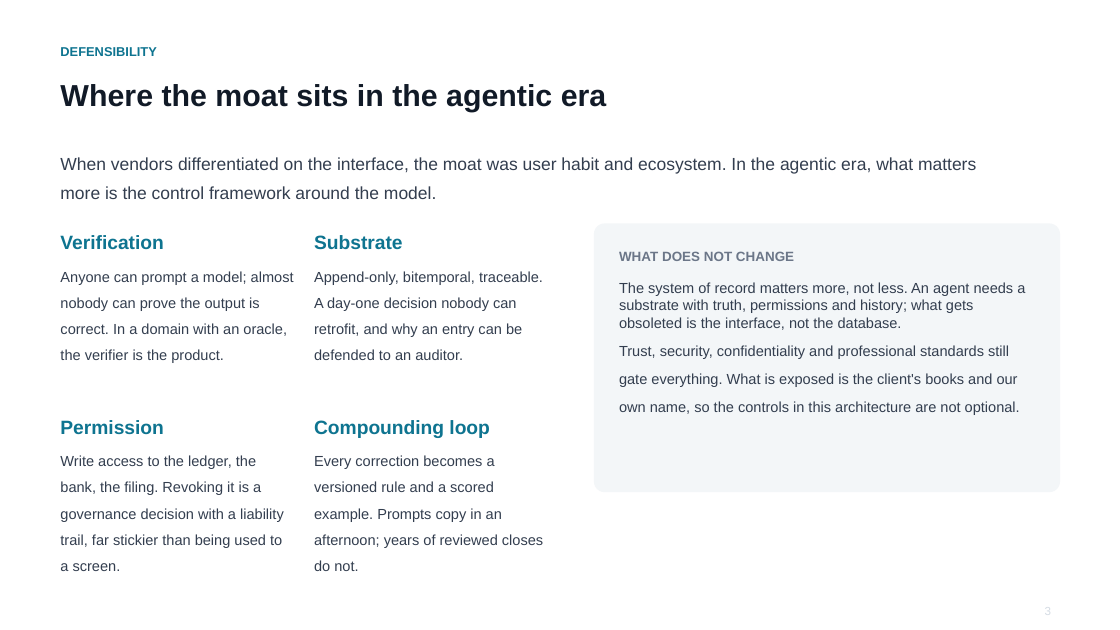
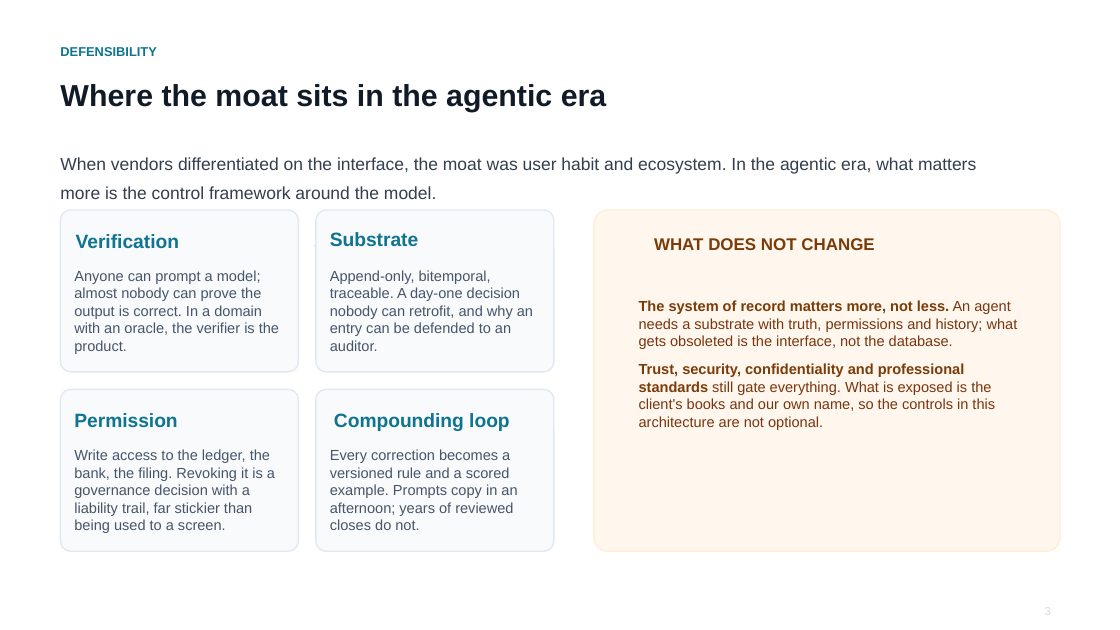
Before and after one commit to cllu/aimi-accounting-software-proposal, a slide deck: slide 5 of agent-native-accounting-deck.pptx (slide 4 before the commit). Drawn at 1120x630 pixels with LibreOffice and Linux fonts; fonts in the diff are those of the drawing. Boxes give left, top, right and bottom in pixels: in the first picture for what was removed or moved away, otherwise in the second. Text is boxed around its words. In the diff, an @@ line names an element or a change of style, - is before the commit and + after.

```diff
--- a/agent-native-accounting-deck.pptx
+++ b/agent-native-accounting-deck.pptx
@@ rounded rectangle added at (x1=60, y1=210, x2=298, y2=372), fill #F8FAFC, outline #E2E8F0 1.13 pt @@
@@ text "Verification" moved from (x1=60, y1=235, x2=163, y2=249) to (x1=76, y1=234, x2=179, y2=248) @@
@@ text "Substrate" at (x1=314, y1=234, x2=402, y2=246): less space between paragraphs @@
@@ rounded rectangle added at (x1=316, y1=210, x2=554, y2=372), fill #F8FAFC, outline #E2E8F0 1.13 pt @@
@@ text added at (x1=330, y1=232, x2=418, y2=246), 16.5 pt, text #0E7490, bold @@
+Substrate
@@ rounded rectangle resized from (x1=594, y1=223, x2=1060, y2=492) to (x1=594, y1=210, x2=1060, y2=551) @@
@@ rounded rectangle at (x1=594, y1=210, x2=1060, y2=551): fill #F3F6F8 to #FFF7ED; outline none to #FFEDD5 1.13 pt; proportions changed @@
@@ text "WHAT DOES NOT CHANGE" moved from (x1=619, y1=251, x2=794, y2=261) to (x1=654, y1=238, x2=874, y2=250) @@
@@ text "WHAT DOES NOT CHANGE" at (x1=654, y1=238, x2=874, y2=250): size 11.5 to 14.5 pt, text colour #6B7688 to #7A3B08; line spacing 1.3 to 1; less space between paragraphs @@
@@ text "Anyone can prompt a model; ..." moved from (x1=60, y1=271, x2=294, y2=363) to (x1=74, y1=270, x2=279, y2=354) @@
@@ text "Append-only, bitemporal, traceable. A day-one ..." moved from (x1=314, y1=271, x2=543, y2=360) to (x1=330, y1=270, x2=533, y2=351) @@
@@ text at (x1=639, y1=300, x2=1018, y2=430): text changed; text colour #333E4F to #78350F @@
-The system of record matters more, not less. An agent needs a substrate with truth, permissions and history; what gets obsoleted is the interface, not the database.
-Trust, security, confidentiality and professional standards still gate everything. What is exposed is the client's books and our own name, so the controls in this architecture are not optional.
+The system of record matters more, not less. An agent needs a substrate with truth, permissions and history; what gets obsoleted is the interface, not the database.
+Trust, security, confidentiality and professional standards still gate everything. What is exposed is the client's books and our own name, so the controls in this architecture are not optional.
@@ rounded rectangle added at (x1=60, y1=390, x2=298, y2=552), fill #F8FAFC, outline #E2E8F0 1.13 pt @@
@@ line spacing 1.3 to 1; less space between paragraphs in 3 elements at (x1=334, y1=413, x2=509, y2=431), (x1=76, y1=234, x2=179, y2=248), (x1=74, y1=413, x2=177, y2=427) @@
@@ text "Permission" moved from (x1=60, y1=420, x2=163, y2=434) to (x1=74, y1=413, x2=177, y2=427) @@
@@ rounded rectangle added at (x1=316, y1=390, x2=554, y2=552), fill #F8FAFC, outline #E2E8F0 1.13 pt @@
@@ text "Compounding loop" moved from (x1=314, y1=420, x2=489, y2=438) to (x1=334, y1=413, x2=509, y2=431) @@
@@ text colour #333E4F to #475569; line spacing 1.5 to 1; less space between paragraphs in 4 elements at (x1=330, y1=449, x2=517, y2=530), (x1=74, y1=270, x2=279, y2=354), (x1=330, y1=270, x2=533, y2=351), (x1=74, y1=449, x2=275, y2=533) @@
@@ text "Write access to the ledger, ..." moved from (x1=60, y1=455, x2=284, y2=571) to (x1=74, y1=449, x2=275, y2=533) @@
@@ text "Every correction becomes a versioned ..." moved from (x1=314, y1=455, x2=543, y2=548) to (x1=330, y1=449, x2=517, y2=530) @@
```
Also in this commit, not shown: 10 other slides changed, 1 slide added.
